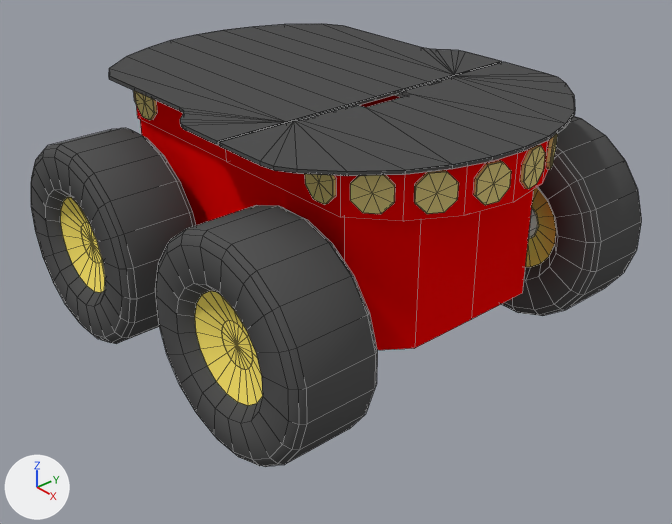
The Blender file Media/models/blender/pioneer3at.blend, before and after one commit.
Both versions are drawn from a camera (50 mm lens) standing at (0.722, -0.62, 0.567) and looking at (0.015, -0.004, 0.07). Arrows for +X, +Y and +Z are at lower left; the lights stay in place. Mesh edges are drawn as thin lines.
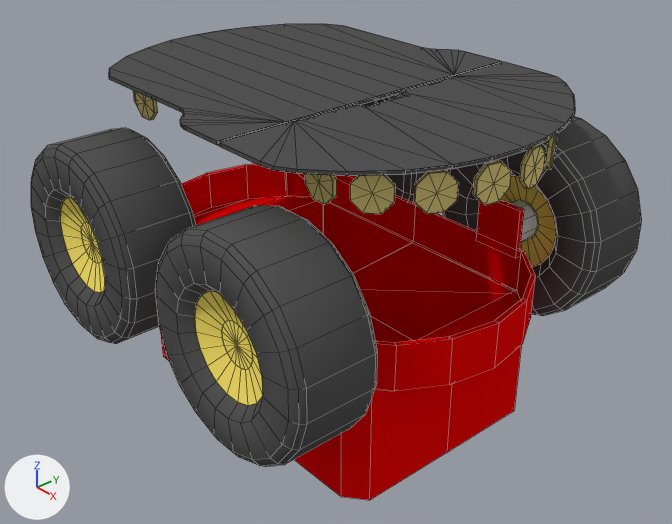
What differs and where, as boxes [x1, y1, x2, y2] in the pictures (672 x 524 px):
'Plane.001', added (red)
    after: [160, 164, 536, 500]
'Plane.018', deleted (red)
    before: [140, 120, 534, 350]
'Plane', deleted (red)
    before: [136, 95, 549, 221]
'Plane.013', unchanged, uncovered by the edit
    after: [476, 200, 524, 258]

The change in detail:
Mesh me_mesh is new.
It has 89 vertices, 92 faces and spans x -0.249..0.249, y -0.137..0.137, z -0.096..0.096.
It uses material mat_material_002 (red #ee0404).
Object 'Plane.018' (ob_plane_018) is deleted.
Object 'Plane' (ob_plane) is deleted.
Object 'Plane.001' (ob_plane_001) is new; it shows me_mesh.
Its location is (0.0, 0.0, 0.0).
Its rotation in degrees is (180, 0, 180).
